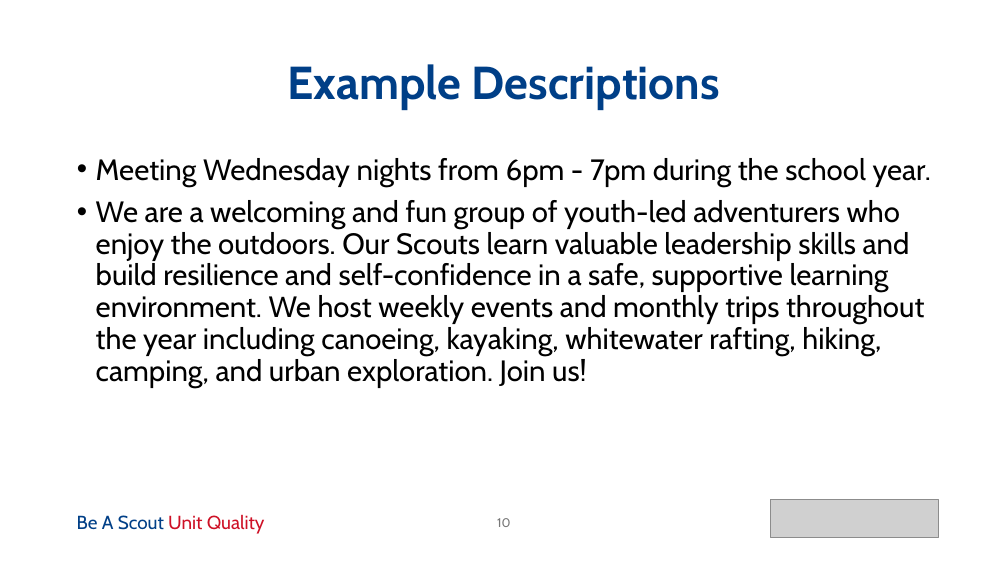
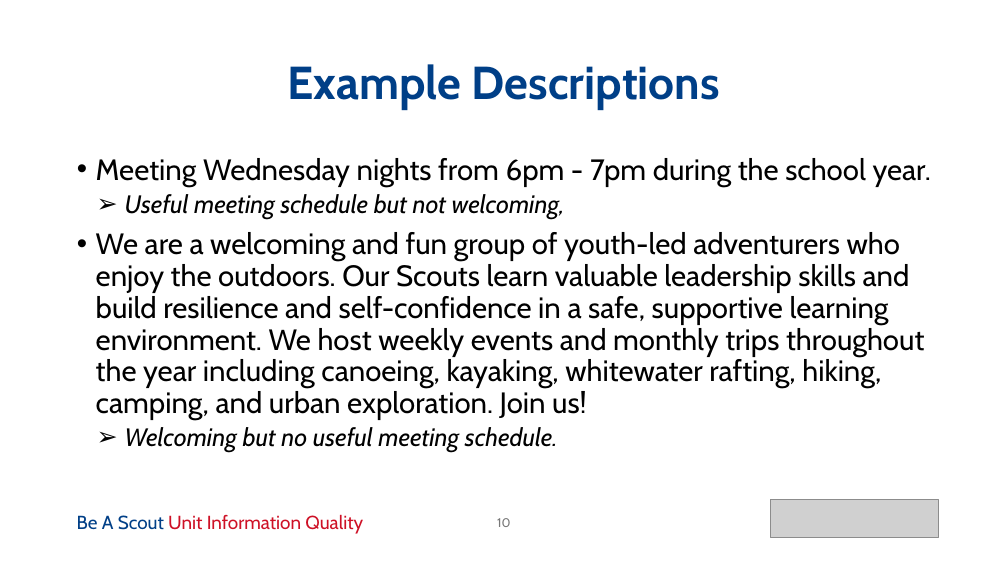
Before and after one commit to iwolf81/beascout, a slide deck: slide 10 of docs/BeAScout_Roundtable_Presentation_13Oct2025.pptx. Drawn at 1008x567 pixels with LibreOffice and Linux fonts; fonts in the diff are those of the drawing; grey boxes stand for pictures. Boxes give left, top, right and bottom in pixels: in the first picture for what was removed or moved away, otherwise in the second. Text is boxed around its words. In the diff, an @@ line names an element or a change of style, - is before the commit and + after.

```diff
--- a/docs/BeAScout_Roundtable_Presentation_13Oct2025.pptx
+++ b/docs/BeAScout_Roundtable_Presentation_13Oct2025.pptx
@@ text at (125, 194, 565, 219): paragraph added @@
+  ➢ Useful meeting schedule but not welcoming,
@@ text at (125, 427, 558, 453): paragraph added @@
+  ➢ Welcoming but no useful meeting schedule.
@@ text at (77, 514, 363, 534): text changed @@
-Be A Scout Unit Quality
+Be A Scout Unit Information Quality
```
Also in this commit, not shown: 11 other slides changed.
